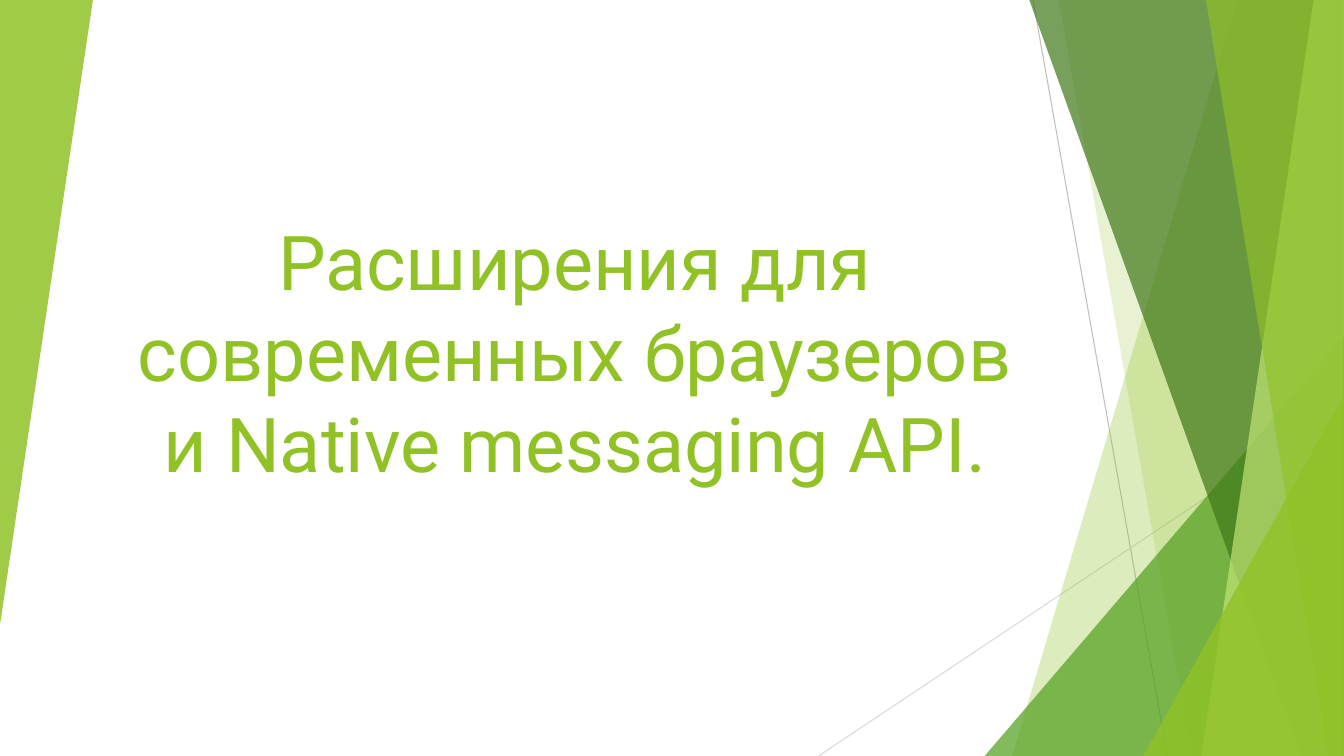
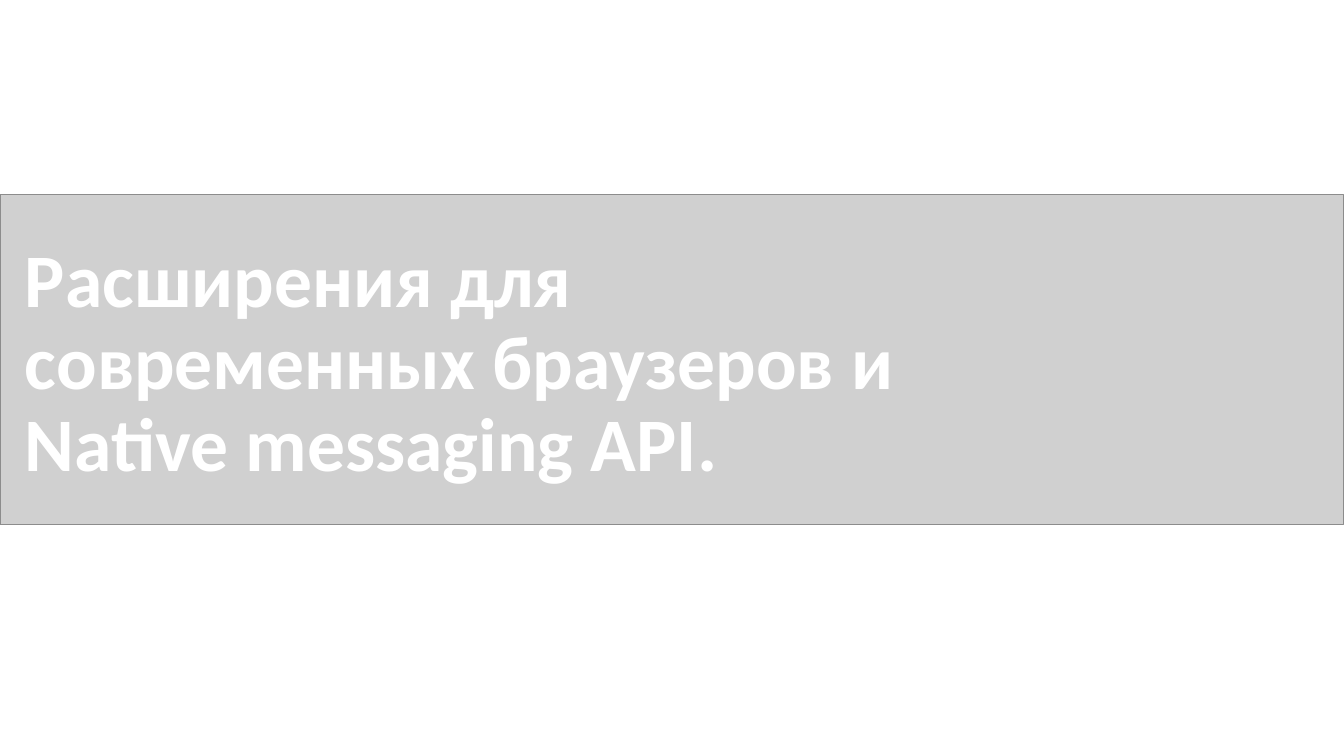
Before and after one commit to croacker/croc-extension-report, a slide deck: slide 1 of report/Presentation.pptx. Drawn at 1344x756 pixels with LibreOffice and Linux fonts; fonts in the diff are those of the drawing; grey boxes stand for pictures. Boxes give left, top, right and bottom in pixels: in the first picture for what was removed or moved away, otherwise in the second. Text is boxed around its words. In the diff, an @@ line names an element or a change of style, - is before the commit and + after.

```diff
--- a/report/Presentation.pptx
+++ b/report/Presentation.pptx
@@ group removed at <box>0,0,1344,756</box>: 5 freeform shapes, 3 triangles, 2 lines @@
@@ picture added at <box>0,195,1344,524</box> @@
@@ title "Расширения для современных браузеров и ...": place and size @@
-title "Расширения для современных браузеров и ..." at <box>138,236,1011,488</box>
+title "Расширения для современных браузеров и ..." at <box>25,258,894,483</box>
@@ title "Расширения для современных браузеров и ..." at <box>25,258,894,483</box>: font Roboto to Calibri, text colour #90C226 to #FFFFFF, bold on; alignment centre to left; line spacing 1 to 0.9 @@
```
Also in this commit, not shown: 31 other slides changed, 3 slides added, 11 slides removed, 2 other files.
